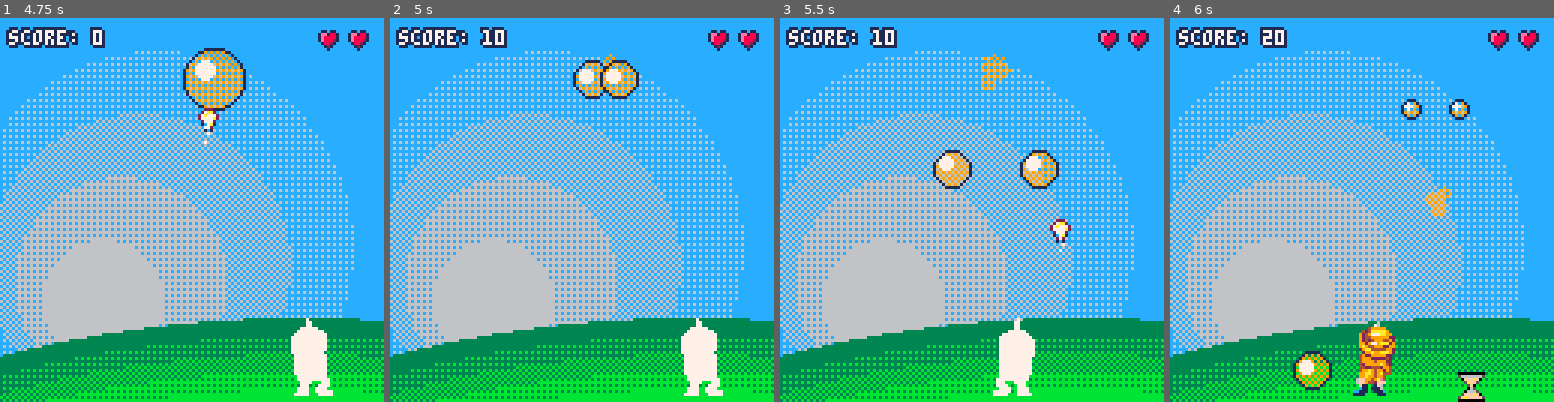
Above: before the commit, frames 1-4 (left to right).
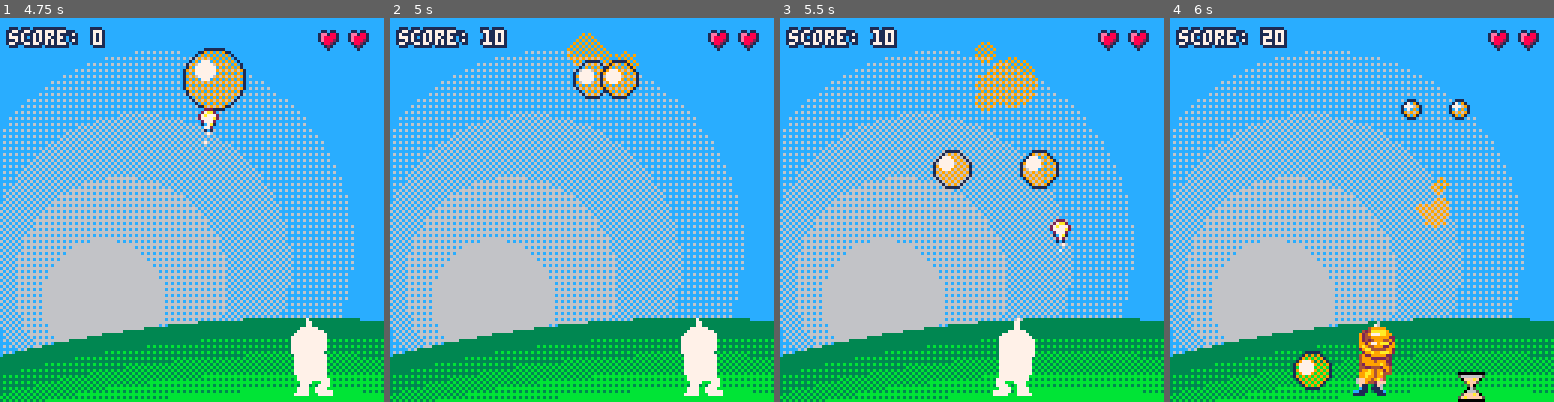
Above: after the commit, the same moments.

Repository: escargames/Anthrax
Game: PICO-8 cartridge Anthrax.p8
Same seed, same stepped clock (60 frames per second), same inputs: the game is played once before the commit and once after it.
Inputs:
- Up to frame 1 (4.75 s): tap X (X key) at 0.33, 1.07, 1.85, 2.97, 4.08 s; tap O (Z key) at 0.7, 1.7, 2.1, 2.5, 2.9, 3.3, 3.7, 4.1, 4.5 s; hold Right 1.6-2.1 s; hold Right 2.47-3.03 s; hold Left 3.08-3.58 s; hold Down 3.63-3.97 s; hold Right 4.02-4.68 s
- Up to frame 2 (5 s): tap O (Z key) at 4.9 s
- Up to frame 3 (5.5 s): hold Left from 5.08 s (still down); tap X (X key) at 5.2 s; tap O (Z key) at 5.3 s
- Up to frame 4 (6 s): release Left at 5.68 s; tap O (Z key) at 5.7 s; hold Down from 5.73 s (still down)

Frame 1 is identical in both runs. In frame 2, 0.4% of the frame differs, in the area x 46-65%, y 3-14%; in frame 3, 0.8%, in the area x 50-68%, y 6-25%; in frame 4, 0.3%.

Commit message:
draw_pop

Diff:
--- a/Anthrax.p8
+++ b/Anthrax.p8
@@ -326,7 +326,7 @@
             local dx, dy, dr = s.x - b.x, s.y - b.y, b.r + 2
             -- use /256 to avoid overflows
             if dx/256*dx + dy/256*dy < dr/256*dr and not b.dead then
-                add(pop_list, {x=b.x, y=b.y, count = 30})
+                add(pop_list, {x=b.x, y=b.y, c=b.c, r=b.r, count = 30})
                 -- sometimes bonus
                     if rnd() < 0.1 then
                         add(bonus, { type = ccrnd({0, 1, 2}), x = b.x, y = b.y, vx=ccrnd({-b.vx, b.vx}), vy=b.vy})
@@ -391,7 +391,7 @@
                 foreach(ball_list, function(ball)
                     if ball.r < 5 then
                         ball.dead = 31
-                        add(pop_list, {x=ball.x, y=ball.y, count=30})
+                        add(pop_list, {x=ball.x, y=ball.y, c=ball.c, r=ball.r, count=30})
                     end
                 end)
             elseif b.type == 2 then -- bonus is a force field
@@ -424,6 +424,7 @@
 
 function draw_play()
     draw_world()
+    draw_pop()
 
     foreach(ball_list, function(b)
         if not b.dead then
@@ -432,15 +433,6 @@
             fillp()
             circ(b.x, b.y, b.r, 1)
             circfill(b.x - b.r * 0.3, b.y - b.r * 0.3, b.r * 0.35, 7)
-        end
-
-        if b.dead and b.dead > 1 then
-            local deadbubbles = 5
-            for i = 1, deadbubbles do
-                fillp(0xa5a5.8)
-                circfill(b.x + crnd(-(b.r - 1), b.r - 1), b.y + crnd(-(b.r - 1), b.r - 1), crnd(1, b.r - 1), b.c)
-                fillp()
-            end
         end
     end)
 
@@ -492,6 +484,17 @@
 		    spr(32, 115, 3)
 		    coprint(lives, 110, 5)
     end
+end
+
+function draw_pop()
+    foreach(pop_list, function(b)
+        local deadbubbles = 5
+        for i = 1, deadbubbles do
+            fillp(0xa5a5.8)
+            circfill(b.x + crnd(-(b.r - 1), b.r - 1), b.y + crnd(-(b.r - 1), b.r - 1), crnd(1, b.r - 1), b.c)
+            fillp()
+        end
+    end)
 end
 
 function draw_highscores()
